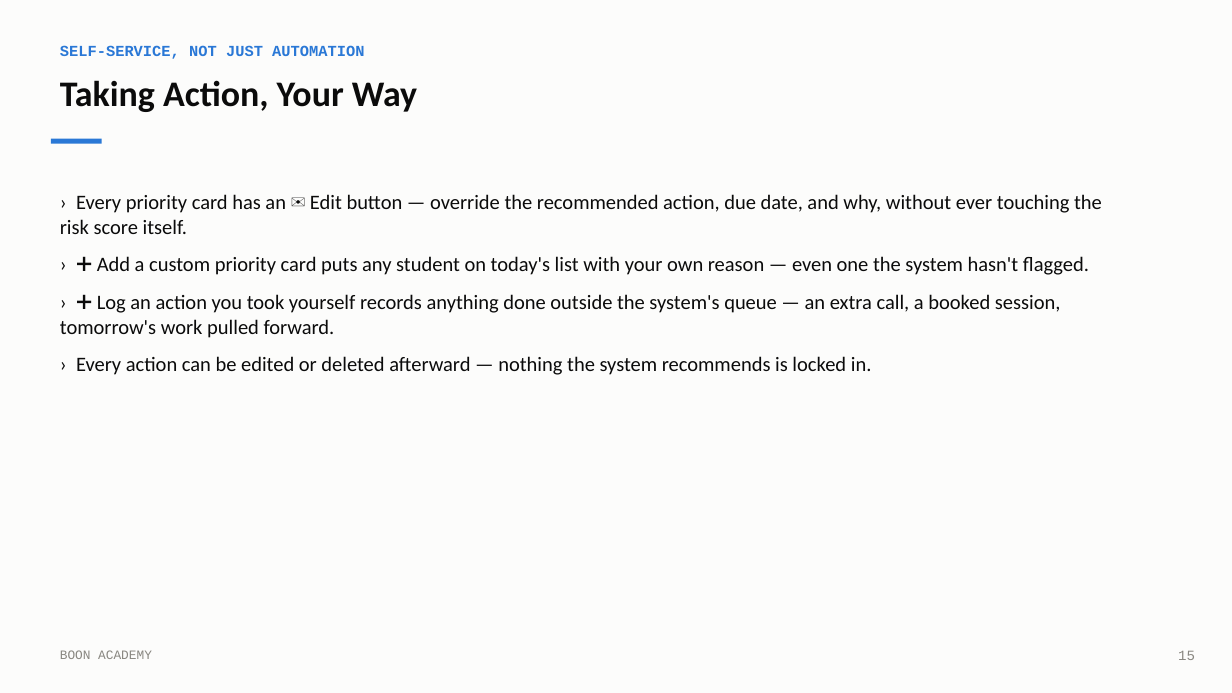
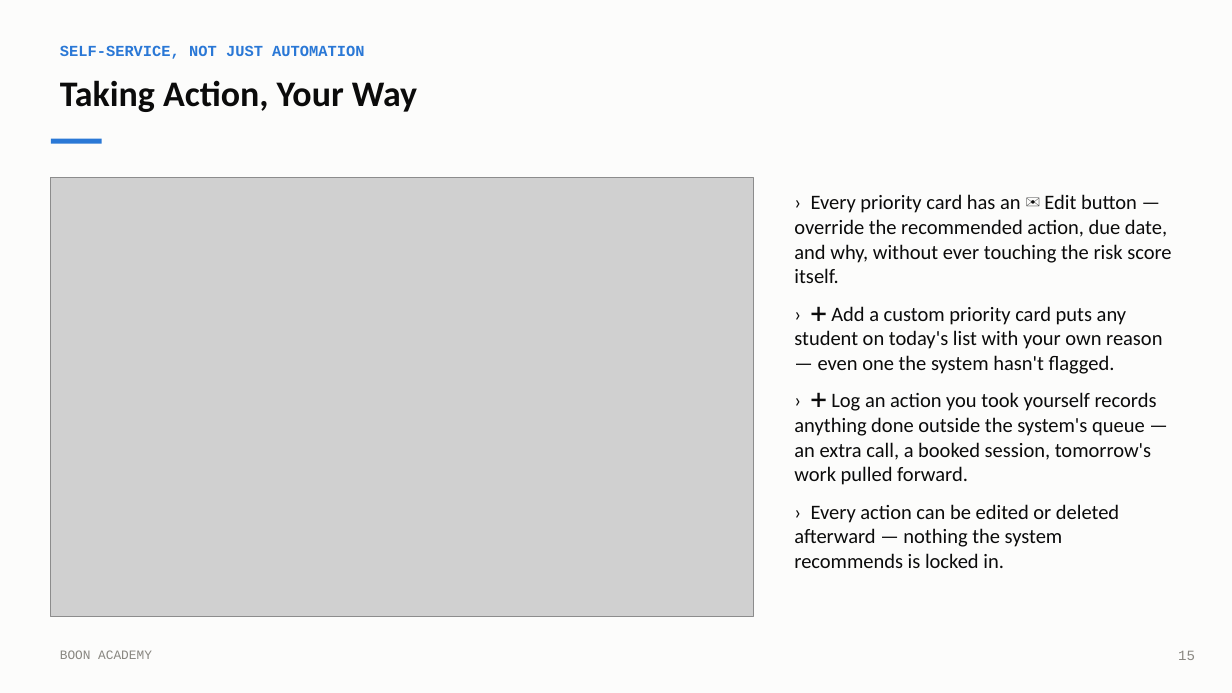
Before and after one commit to IbraheemKhurfan/Noon-Academy-Case-Study, a slide deck: slide 15 of docs/BOON_ACADEMY_OVERVIEW.pptx. Drawn at 1232x693 pixels with LibreOffice and Linux fonts; fonts in the diff are those of the drawing; grey boxes stand for pictures. Boxes give left, top, right and bottom in pixels: in the first picture for what was removed or moved away, otherwise in the second. Text is boxed around its words. In the diff, an @@ line names an element or a change of style, - is before the commit and + after.

```diff
--- a/docs/BOON_ACADEMY_OVERVIEW.pptx
+++ b/docs/BOON_ACADEMY_OVERVIEW.pptx
@@ picture added at [51,178,753,617] @@
@@ text "› Every priority card has ..." rewrapped from [60,194,1102,375] to [794,194,1171,568] @@
```
Also in this commit, not shown: 2 other slides changed, 1 other file.
